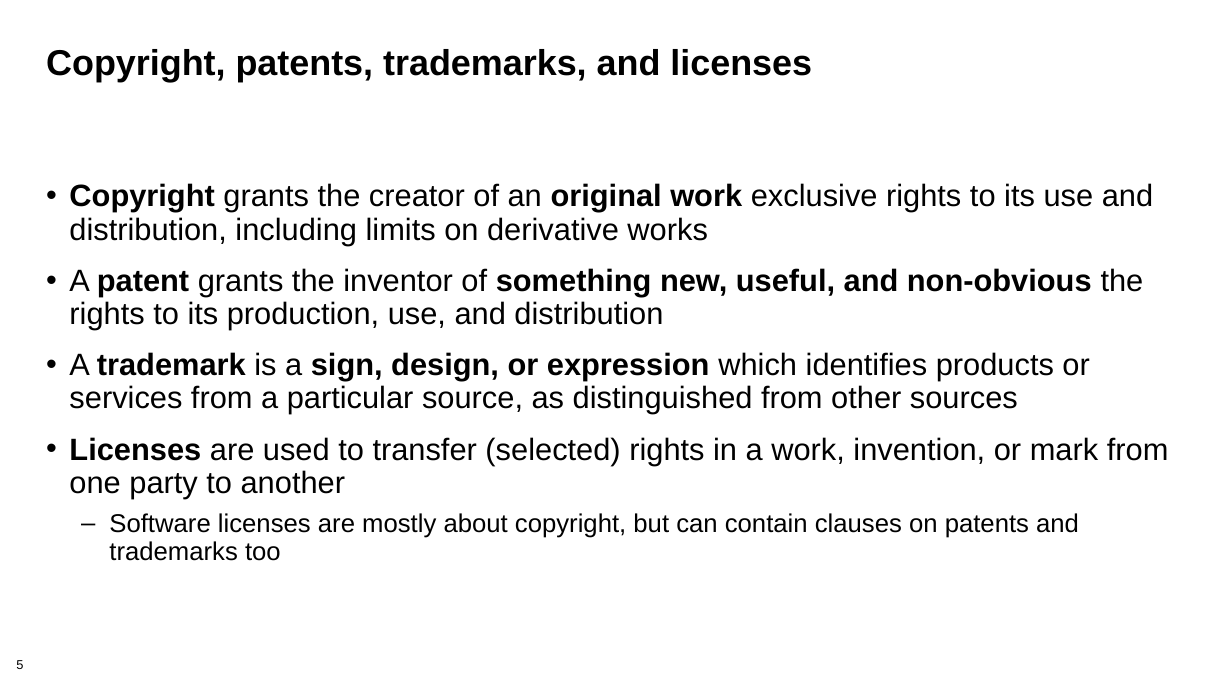
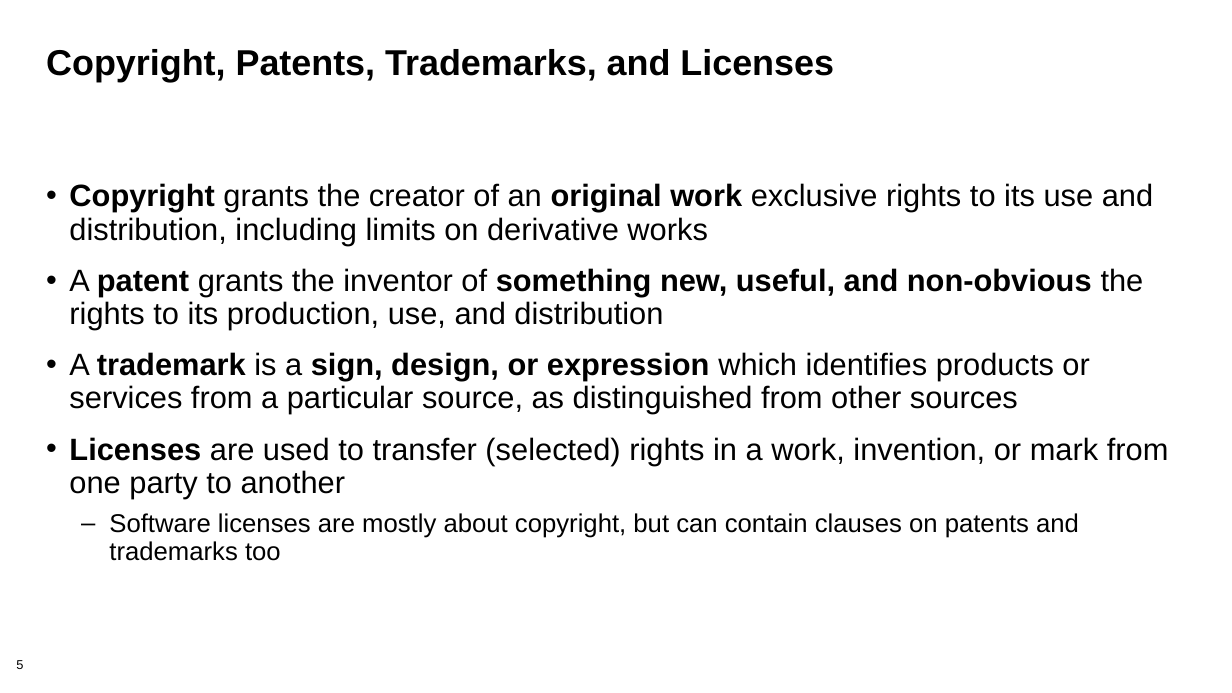
Before and after one commit to bssw-tutorial/presentations, a slide deck: slide 5 of licensing.pptx. Drawn at 1232x693 pixels with LibreOffice and Linux fonts; fonts in the diff are those of the drawing; background and template pictures are left out. Boxes give left, top, right and bottom in pixels: in the first picture for what was removed or moved away, otherwise in the second. Text is boxed around its words. In the diff, an @@ line names an element or a change of style, - is before the commit and + after.

```diff
--- a/licensing.pptx
+++ b/licensing.pptx
@@ title at box(46, 49, 834, 82): text changed @@
-Copyright, patents, trademarks, and licenses
+Copyright, Patents, Trademarks, and Licenses
```
Also in this commit, not shown: 31 other slides changed.
